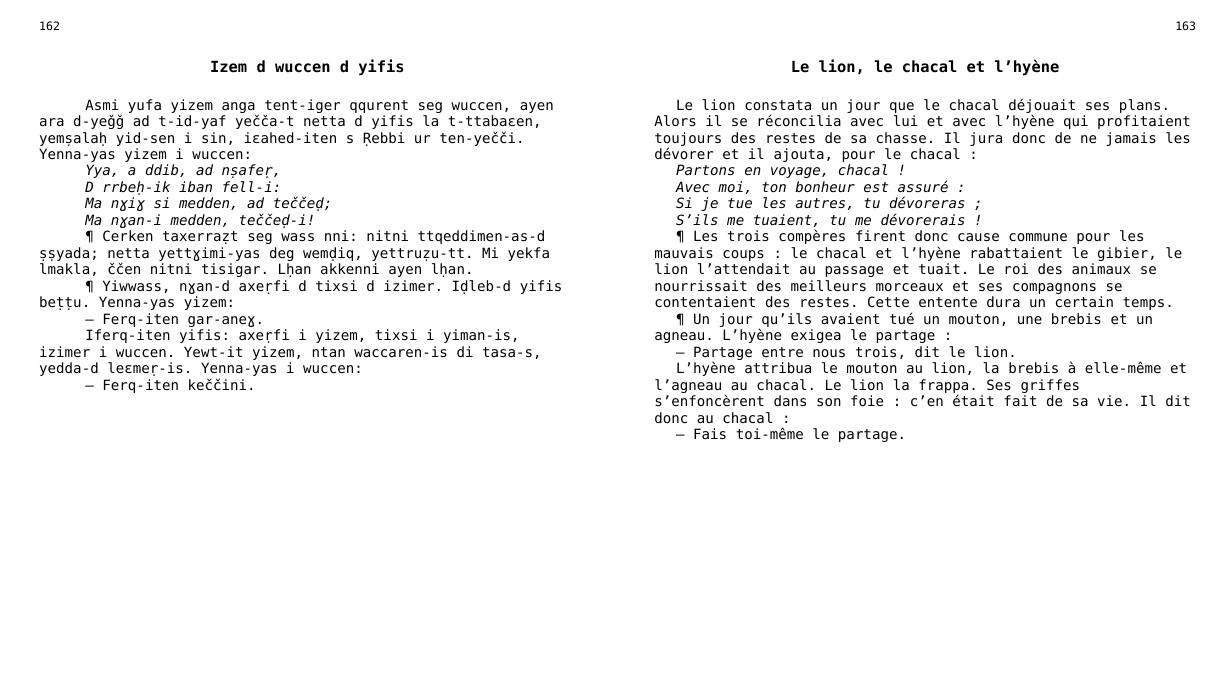
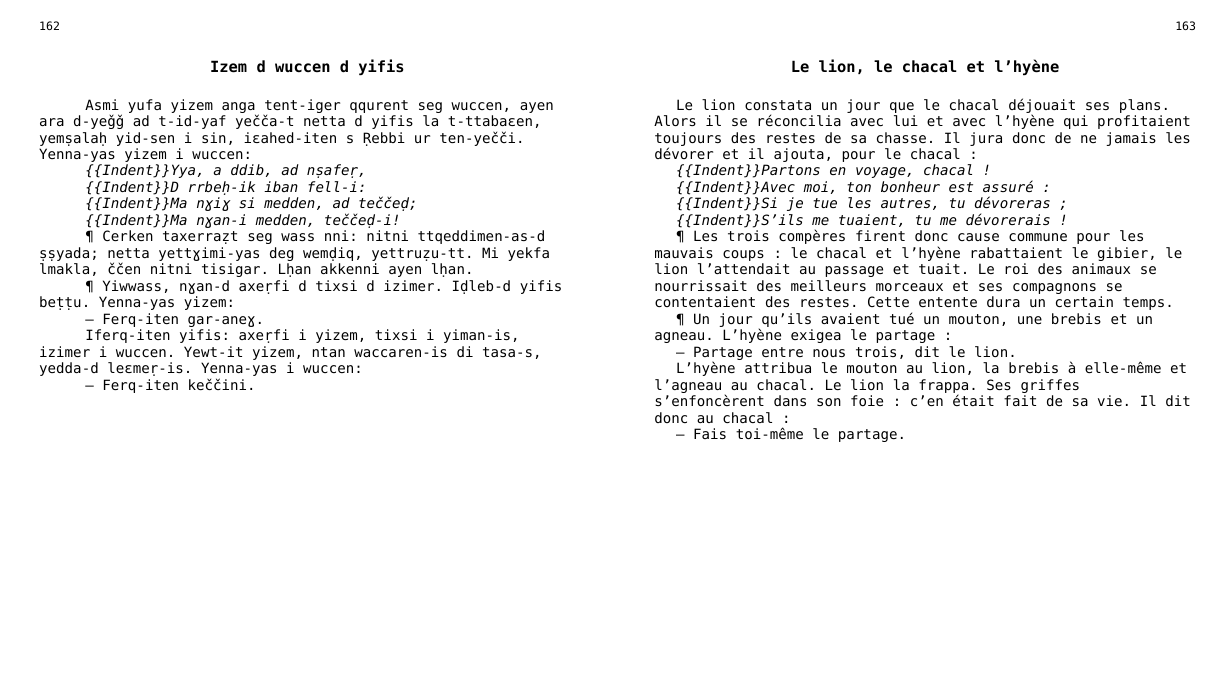
Before and after one commit to sferhah/tamacahut_n_wuccen, a slide deck: slide 80 of Uccen.ConsoleApp/Resources/pptx/uccen.pptx. Drawn at 1232x693 pixels with LibreOffice and Linux fonts; fonts in the diff are those of the drawing. Boxes give left, top, right and bottom in pixels: in the first picture for what was removed or moved away, otherwise in the second. Text is boxed around its words. In the diff, an @@ line names an element or a change of style, - is before the commit and + after.

```diff
--- a/Uccen.ConsoleApp/Resources/pptx/uccen.pptx
+++ b/Uccen.ConsoleApp/Resources/pptx/uccen.pptx
@@ table at (x1=30, y1=15, x2=1205, y2=668) @@
-row 3, column 1: Asmi yufa yizem anga tent-iger qqurent seg wuccen, ayen ara d-yeǧǧ ad t-id-yaf yečča-t netta d yifis la t-ttabaɛen, yemṣalaḥ yid-sen i sin, iɛahed-iten s Ṛebbi ur ten-yečči. Yenna-yas yizem i wuccen: / Yya, a ddib, ad nṣafeṛ, / D rrbeḥ-ik iban fell-i: / Ma nɣiɣ si medden, ad teččeḍ; / Ma nɣan-i medden, teččeḍ-i! / ¶ Cerken taxerraẓt seg wass nni: nitni ttqeddimen-as-d ṣṣyada; netta yettɣimi-yas deg wemḍiq, yettruẓu-tt. Mi yekfa lmakla, ččen nitni tisigar. Lḥan akkenni ayen lḥan. / ¶ Yiwwass, nɣan-d axeṛfi d tixsi d izimer. Iḍleb-d yifis beṭṭu. Yenna-yas yizem: / — Ferq-iten gar-aneɣ. / Iferq-iten yifis: axeṛfi i yizem, tixsi i yiman-is, izimer i wuccen. Yewt-it yizem, ntan waccaren-is di tasa-s, yedda-d leɛmeṛ-is. Yenna-yas i wuccen: / — Ferq-iten keččini.
+row 3, column 1: Asmi yufa yizem anga tent-iger qqurent seg wuccen, ayen ara d-yeǧǧ ad t-id-yaf yečča-t netta d yifis la t-ttabaɛen, yemṣalaḥ yid-sen i sin, iɛahed-iten s Ṛebbi ur ten-yečči. Yenna-yas yizem i wuccen: / {{Indent}}Yya, a ddib, ad nṣafeṛ, / {{Indent}}D rrbeḥ-ik iban fell-i: / {{Indent}}Ma nɣiɣ si medden, ad teččeḍ; / {{Indent}}Ma nɣan-i medden, teččeḍ-i! / ¶ Cerken taxerraẓt seg wass nni: nitni ttqeddimen-as-d ṣṣyada; netta yettɣimi-yas deg wemḍiq, yettruẓu-tt. Mi yekfa lmakla, ččen nitni tisigar. Lḥan akkenni ayen lḥan. / ¶ Yiwwass, nɣan-d axeṛfi d tixsi d izimer. Iḍleb-d yifis beṭṭu. Yenna-yas yizem: / — Ferq-iten gar-aneɣ. / Iferq-iten yifis: axeṛfi i yizem, tixsi i yiman-is, izimer i wuccen. Yewt-it yizem, ntan waccaren-is di tasa-s, yedda-d leɛmeṛ-is. Yenna-yas i wuccen: / — Ferq-iten keččini.
-row 3, column 3: Le lion constata un jour que le chacal déjouait ses plans. Alors il se réconcilia avec lui et avec l’hyène qui profitaient toujours des restes de sa chasse. Il jura donc de ne jamais les dévorer et il ajouta, pour le chacal : / Partons en voyage, chacal ! / Avec moi, ton bonheur est assuré : / Si je tue les autres, tu dévoreras ; / S’ils me tuaient, tu me dévorerais ! / ¶ Les trois compères firent donc cause commune pour les mauvais coups : le chacal et l’hyène rabattaient le gibier, le lion l’attendait au passage et tuait. Le roi des animaux se nourrissait des meilleurs morceaux et ses compagnons se contentaient des restes. Cette entente dura un certain temps. / ¶ Un jour qu’ils avaient tué un mouton, une brebis et un agneau. L’hyène exigea le partage : / — Partage entre nous trois, dit le lion. / L’hyène attribua le mouton au lion, la brebis à elle-même et l’agneau au chacal. Le lion la frappa. Ses griffes s’enfoncèrent dans son foie : c’en était fait de sa vie. Il dit donc au chacal : / — Fais toi-même le partage.
+row 3, column 3: Le lion constata un jour que le chacal déjouait ses plans. Alors il se réconcilia avec lui et avec l’hyène qui profitaient toujours des restes de sa chasse. Il jura donc de ne jamais les dévorer et il ajouta, pour le chacal : / {{Indent}}Partons en voyage, chacal ! / {{Indent}}Avec moi, ton bonheur est assuré : / {{Indent}}Si je tue les autres, tu dévoreras ; / {{Indent}}S’ils me tuaient, tu me dévorerais ! / ¶ Les trois compères firent donc cause commune pour les mauvais coups : le chacal et l’hyène rabattaient le gibier, le lion l’attendait au passage et tuait. Le roi des animaux se nourrissait des meilleurs morceaux et ses compagnons se contentaient des restes. Cette entente dura un certain temps. / ¶ Un jour qu’ils avaient tué un mouton, une brebis et un agneau. L’hyène exigea le partage : / — Partage entre nous trois, dit le lion. / L’hyène attribua le mouton au lion, la brebis à elle-même et l’agneau au chacal. Le lion la frappa. Ses griffes s’enfoncèrent dans son foie : c’en était fait de sa vie. Il dit donc au chacal : / — Fais toi-même le partage.
```
Also in this commit, not shown: 7 other slides changed, 10 other files.
